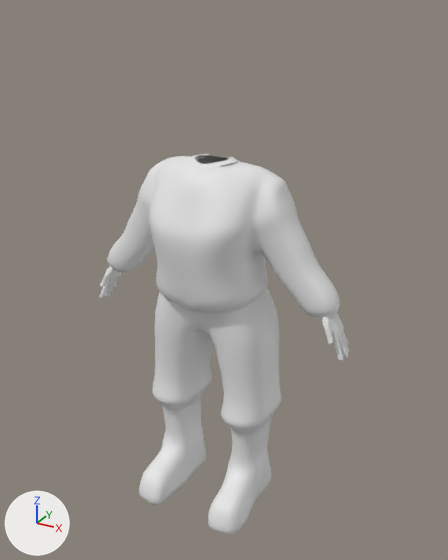
Two versions of the Blender file charModel.blend, one commit apart.
Both versions are drawn from a 50 mm lens placed at (0.961, -1.653, 1.732), pointed at (0.03, 0.041, 0.886). The lights are fixed; the arrows at lower left show +X, +Y and +Z.
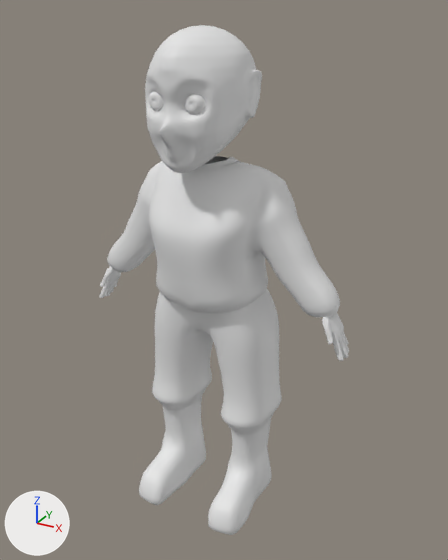
Where the change shows, as pixel boxes (x1, y1, x2, y2) in the pictures (448 x 560 px):
```json
{"object": "Sphere", "change": "added", "after": [145, 25, 262, 173]}
```

Edits to the scene script, one JSON object a line:
```json
{"op": "add", "block": "me_sphere", "code": ["me_sphere = bpy.data.meshes.new('Sphere')", "me_sphere.from_pydata(...)  # 7650 vertices, 7678 faces; spans x -0.99..0.99, y -1.42..0.99, z -1.39..1.0", "me_sphere.polygons.foreach_set('use_smooth', [True] * 7678)"]}
{"op": "add", "block": "ob_sphere", "code": ["ob_sphere = bpy.data.objects.new('Sphere', me_sphere)", "ob_sphere.location = (0.006, -0.039, 1.525)", "ob_sphere.scale = (0.162, 0.162, 0.162)", "_m = ob_sphere.modifiers.new('Mirror', 'MIRROR')"]}
```
